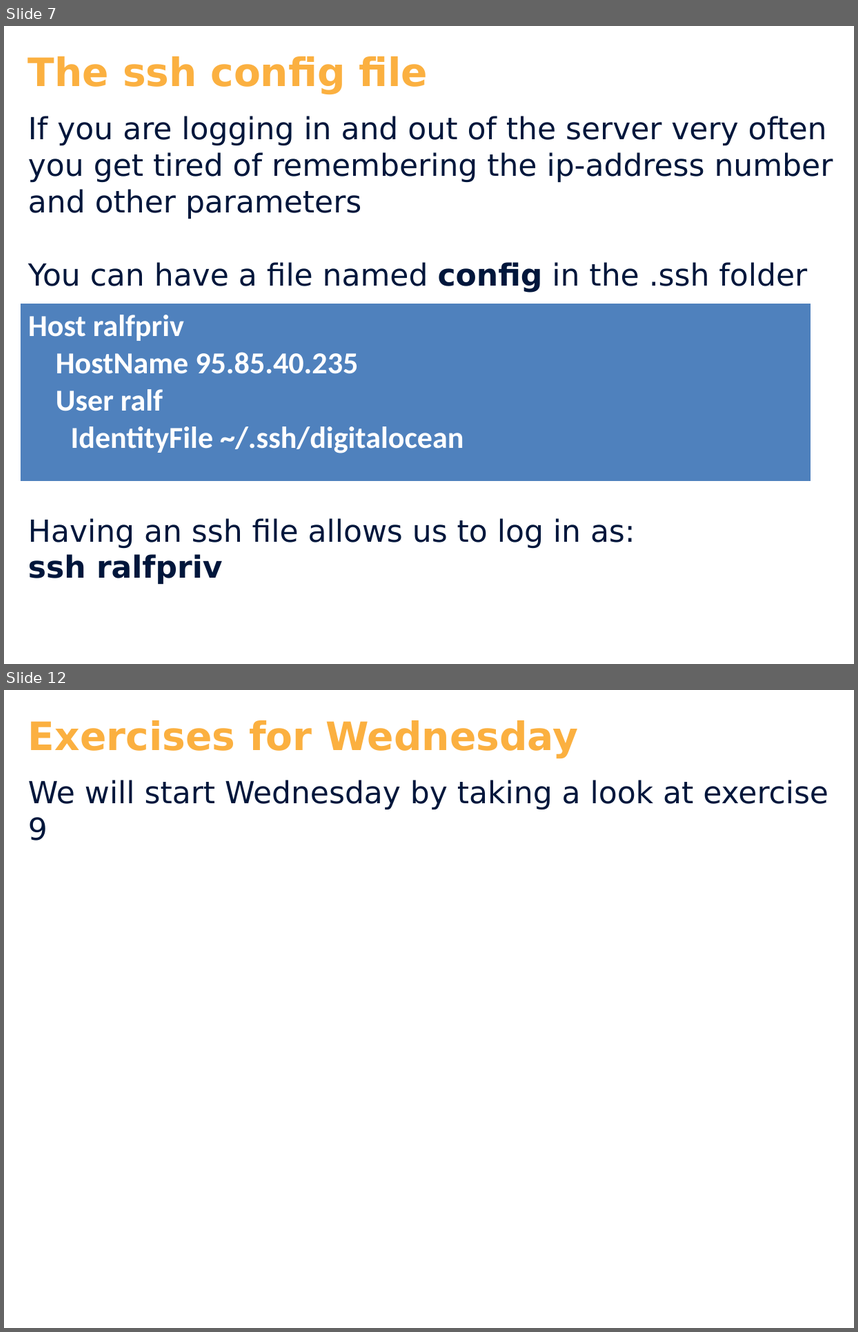
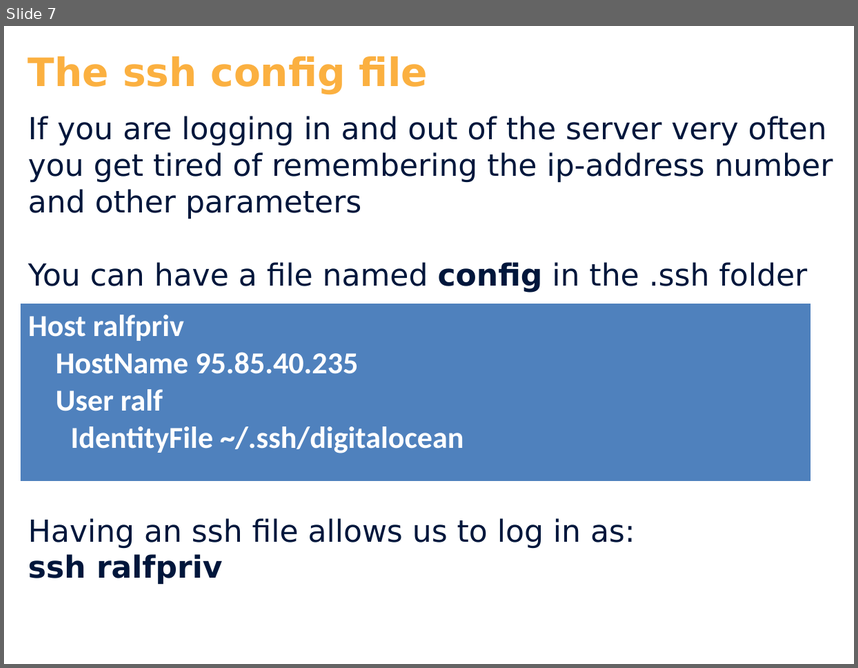
Before and after one commit to cphdat2sem2017-Cos/week01-OS-Linux, a slide deck: slides/Day_2.pptx. Shown one above the other, each under a label of ours: slides 7 and 12 before the commit, slide 7 after it; the slides between them are not shown. The pictures are 858x1332 and 858x668 pixels, drawn with LibreOffice and Linux fonts; fonts in the diff are those of the drawing; background and template pictures are left out. Boxes give left, top, right and bottom in pixels: in the first picture for what was removed or moved away, otherwise in the second. Text is boxed around its words. In the diff, an @@ line names an element or a change of style, - is before the commit and + after.

```diff
--- a/slides/Day_2.pptx
+++ b/slides/Day_2.pptx
@@ slide 12 removed at box(4, 690, 854, 1328), background #FFFFFF @@
@@ text removed at box(28, 720, 578, 758) @@
-Exercises for Wednesday
@@ text removed at box(28, 780, 829, 840) @@
-We will start Wednesday by taking a look at exercise 9
```
Also in this commit, not shown: 2 slides changed, 3 other slides removed, 15 other files.
